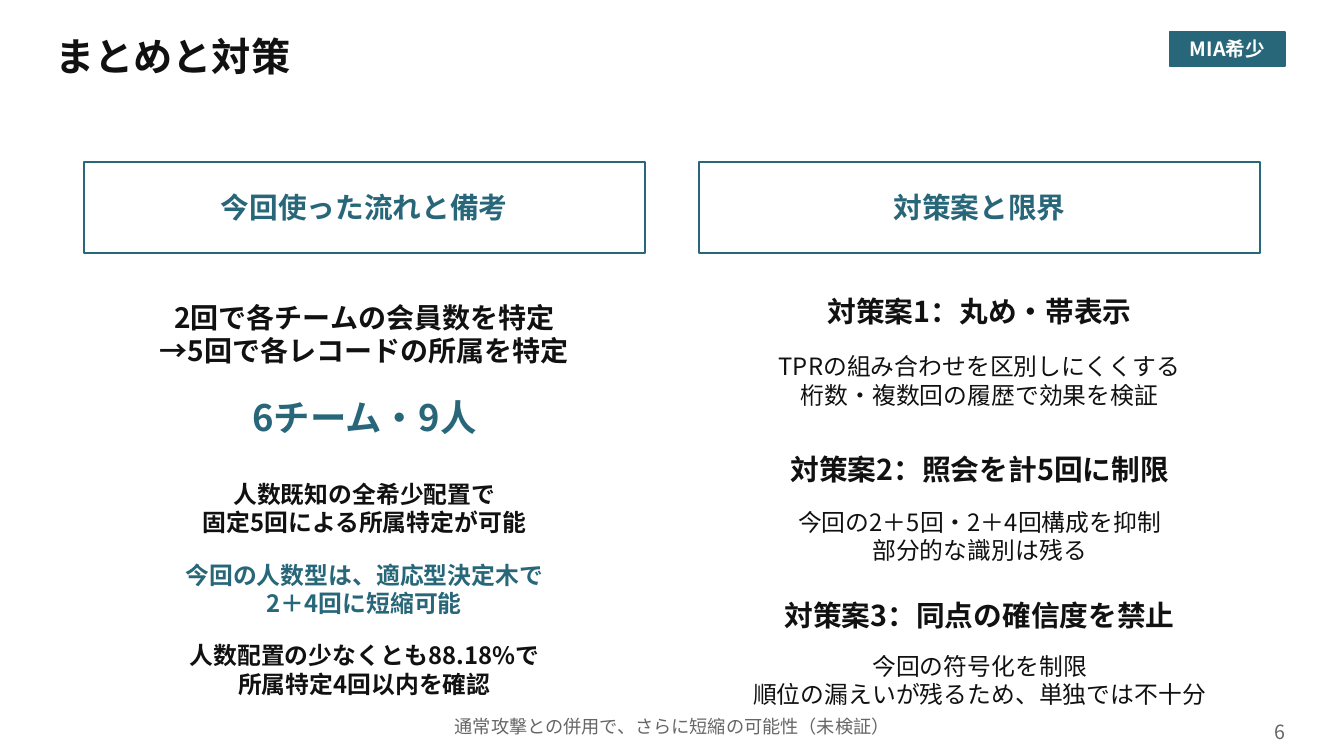
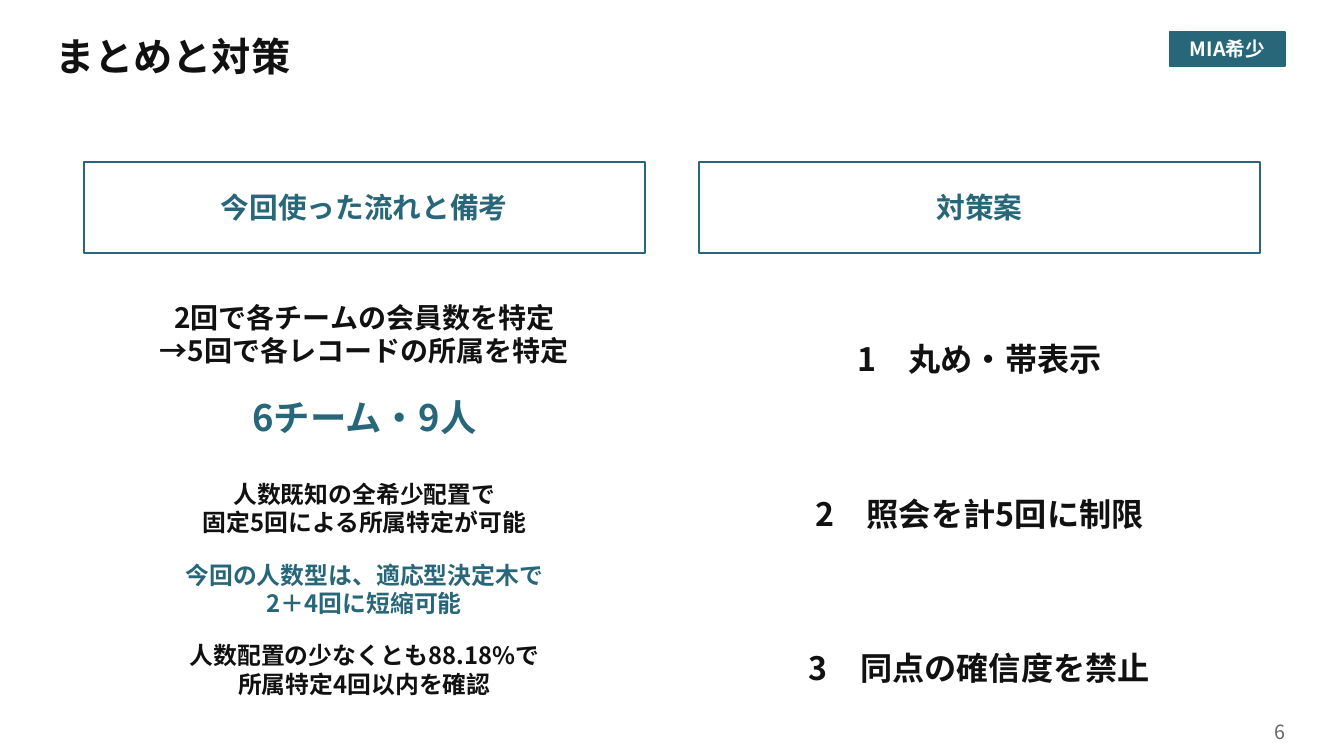
Before and after one commit to smsaku00/pwscup2026-sutehaji, a slide deck: slide 6 of 発表資料/Tashiro/MIA希少_Tashiro.pptx. Drawn at 1344x756 pixels with LibreOffice and Linux fonts; fonts in the diff are those of the drawing. Boxes give left, top, right and bottom in pixels: in the first picture for what was removed or moved away, otherwise in the second. Text is boxed around its words. In the diff, an @@ line names an element or a change of style, - is before the commit and + after.

```diff
--- a/発表資料/Tashiro/MIA希少_Tashiro.pptx
+++ b/発表資料/Tashiro/MIA希少_Tashiro.pptx
@@ text in rectangle at [937,193,1023,221]: text changed @@
-対策案と限界
+対策案
@@ text removed at [779,355,1181,406] @@
-TPRの組み合わせを区別しにくくする
-桁数・複数回の履歴で効果を検証
@@ text at [857,343,1101,374]: text changed; size 20.5 to 23 pt @@
-対策案1：丸め・帯表示
+1 丸め・帯表示
@@ text at [815,498,1144,529]: text changed; size 20.5 to 23 pt @@
-対策案2：照会を計5回に制限
+2 照会を計5回に制限
@@ text removed at [798,511,1161,561] @@
-今回の2＋5回・2＋4回構成を抑制
-部分的な識別は残る
@@ text removed at [753,655,1206,705] @@
-今回の符号化を制限
-順位の漏えいが残るため、単独では不十分
@@ text at [809,652,1150,683]: text changed; size 20.5 to 23 pt @@
-対策案3：同点の確信度を禁止
+3 同点の確信度を禁止
@@ text removed at [455,717,890,735] @@
-通常攻撃との併用で、さらに短縮の可能性（未検証）
```
Also in this commit, not shown: 4 other slides changed, 1 other file.
